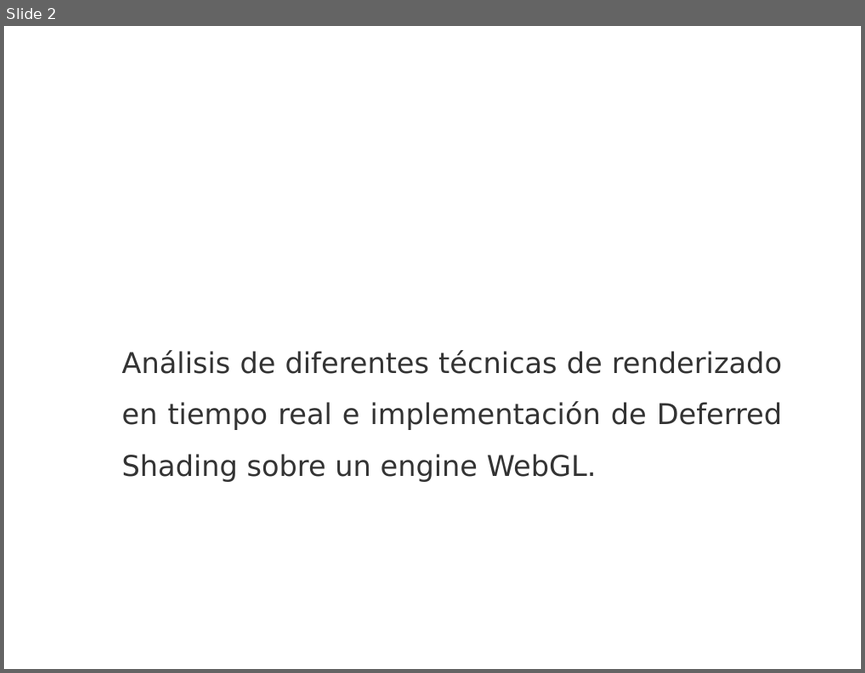
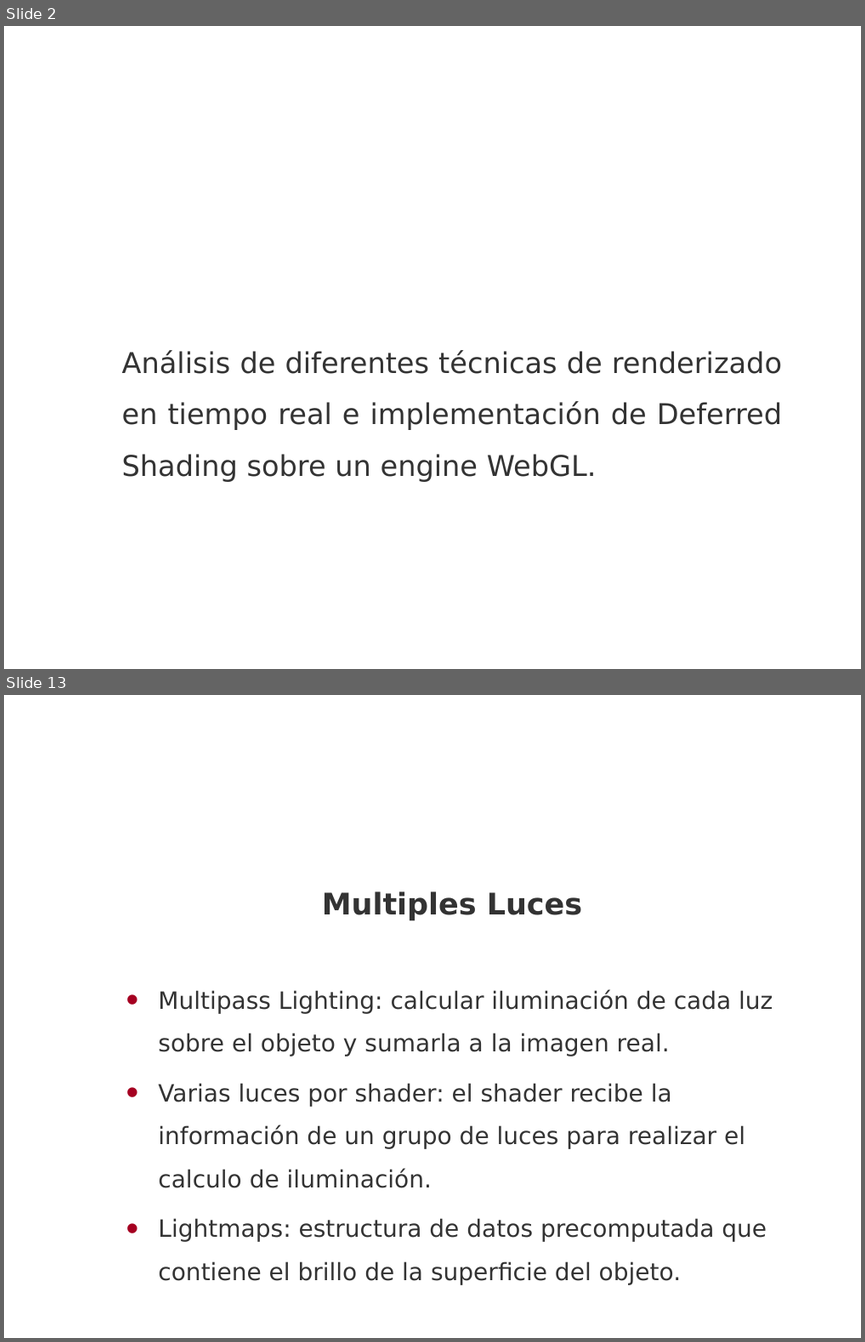
Before and after one commit to madowen/webGL, a slide deck: Docs/presentacion.pptx. Shown one above the other, each under a label of ours: slide 2 before the commit, slides 2 and 13 after it; the slides between them are not shown. The pictures are 865x673 and 865x1342 pixels, drawn with LibreOffice and Linux fonts; fonts in the diff are those of the drawing; background and template pictures are left out. Boxes give left, top, right and bottom in pixels: in the first picture for what was removed or moved away, otherwise in the second. Text is boxed around its words. In the diff, an @@ line names an element or a change of style, - is before the commit and + after.

Commit message:
Graphic Pipeline hecha de la presentacion

```diff
--- a/Docs/presentacion.pptx
+++ b/Docs/presentacion.pptx
@@ slide 13 added at bbox=[4, 695, 861, 1338], background picture (left out) @@
@@ title added at bbox=[69, 695, 861, 802], 28 pt, text #FFFFFF @@
+Graphics Pipeline
@@ text added at bbox=[158, 891, 772, 1285], 20 pt, text #333333 @@
+Multiples Luces
+• Multipass Lighting: calcular iluminación de cada luz sobre el objeto y sumarla a la imagen real.
+• Varias luces por shader: el shader recibe la información de un grupo de luces para realizar el calculo de iluminación.
+• Lightmaps: estructura de datos precomputada que contiene el brillo de la superficie del objeto.
```
Also in this commit, not shown: 5 slides changed, 7 other slides added, 2 slides removed.
